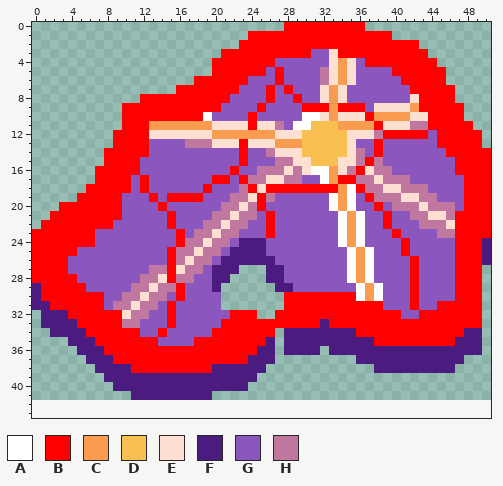
File history of a pixel-art sprite, pages/ima/image/Ima.png. Above: the version before the commit.
The file is 255x210 pixels, drawn in blocks of 5x5; one block is one cell here. The old version is drawn lined up with the new one, on the new canvas.
Palette (. is transparent): A #ffffff  B #ff0000  C #f99c50  D #f9bf50  E #fde0d2  F #4c1b7f  G #8c56bf  H #c077a0
Pixels before, first column x 0:
 0 ............................BBBBBBBBB..............
 1 ........................BBBBBBBBBBBBBBBB...........
 2 .......................BBBBBBBBBBBBBBBBBBBB........
 3 .....................BBBBBBBBBBGGEBBBBBBBBBB.......
 4 ....................BBBBBBBGGGGGGECEGBBBBBBBB......
 5 ....................BBBBBBGBGGGGHECEGGGGBBBBBB.....
 6 ..................BBBBBBGGGBGGGGHECEGGGGGBBBBB.....
 7 ................BBBBBBBGGGBGBGGGECEGGGGGGGBBBBB....
 8 ............BBBBBBBBBBGGGGBGGBGGECEGGGGGGGEBBBB....
 9 ..........BBBBBBBBBBBGGGGBGGGGBBBCBBBGEEEECBBBBB...
10 ..........BBBBBBBBBAGGGGBGGGGGAAECEEEBCCCCEEBBBB...
11 ..........BBBCCCCCCCEEEEBEEHGAADDDCCCCBEEEHHBBBBB..
12 .........BBBBEEEEEEECCCCCCCEEEDDDDDEEEHBBBBBGBBBBB.
13 .........BBBBGGGGHHHEEEBEEECCCDDDDDEGGBGGGGGGBBBBB.
14 ........BBBBBGGGGGGGGGGBGGHEEEDDDDDEHGBGGGGGGGBBBBB
15 ........BBBBGGGGGGGGGGGBGGGHHEEDDDEEHBHGGGGGGGGBBBB
16 .......BBBBBGGGGGGGGGGBGGHHHEHEAACEHBEHHGGGGGGGBBBB
17 .......BBBBGBGGGGGGGBBGBHHEEHHGGACBBHHEHHHGGGGGGBBB
18 ......BBBBBGBGGGGGGBGGGHBEBBBBBBBBCABHHEEHHHGGGGBBB
19 .....BBBBBGGGBGBBBBGGGHHEBHGGGGGGACAGBHHHEEHHGGGBBB
20 ...BBBBBBBGGGGBGGGGGGHHEHBGGGGGGGACAGGBGHHHEHHHGBBB
21 ..BBBBBBBBGGGGGBGGGGHHEHHGBGGGGGGGACAGGBGGHHEEHBBBB
22 .BBBBBBBBGGGGGGBGGGHHEHHGGBGGGGGGGACAGGBGGGHHHEBBBB
23 BBBBBBBGGGGGGGGGBGHHEHHGGGBGGGGGGGACAGGGBGGGGHHBBBB
24 BBBBBBBGGGGGGGGGBHHEHHGFFFGGGGGGGGACAGGGGBGGGGGBBBF
25 BBBBBGGGGGGGGGGBHHEHHGFFFFGGGGGGGGGACAGGGBGGGGGBBBF
26 BBBBGGGGGGGGGGGBHEHHGFFFFFFGGGGGGGGACAGGGGBGGGGBBBF
27 BBBBGGGGGGGGGHHBEHHGFFF...FFGGGGGGGACAGGGGBGGGGBBB.
28 BBBBBGGGGGGGHHEBHHGGFF....FFGGGGGGGACAGGGGBGGGGBBB.
29 FBBBBBGGGGGHHEHHBGGGF......FFGGGGGGGACAGGGBGGGGBBB.
30 FBBBBBBBGGHHEHHGBGGGG.......BBBBBBBBACAGGGBGGGGBBB.
31 FFBBBBBBGHHEHHGBGGGGG.......BBBBBBBBBBBGGGBGGBBBBB.
32 .FFFBBBBBBEHHGGBGGGGGGBBB..BBBBBBBBBBBBBBGGBBBBBBB.
33 .FFFFBBBBBHHGGGBGGGGGBBBBBBBBBBBFBBBBBBBBBBBBBBBBB.
34 ..FFFFBBBBBBGGBGGGGGBBBBBBB.FFFFFFFFBBBBBBBBBBBBFF.
35 ....FFFBBBBBBBGGGGBBBBBBBBF.FFFFFFFFFFBBBBBBBBBFFF.
36 .....FFFBBBBBBBBBBBBBBBBBFF.FFFF.FFFFFFFFFFFFFFFFF.
37 ......FFFBBBBBBBBBBBBBBBFFF.........FFFFFFFFFFFF...
38 .......FFFFBBBBBBBBBFFFFFF............FFFFFFFFF....
39 ........FFFFFFFFFFFFFFFFF..........................
40 .........FFFFFFFFFFFFFFF...........................
41 ...........FFFFFFFFF...............................
New version:
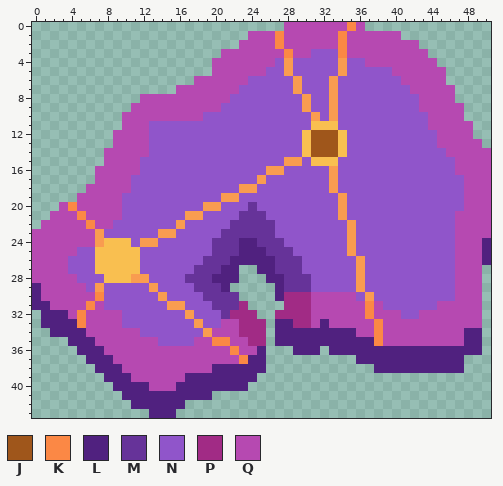
Colours new in this view: J #9f561b  K #fb8845  L #50217f  M #663399  N #9055ca  P #a12b85  Q #b649b1
Difference:
canvas 51x42 -> 51x44
Changed rows in their new state; - is an unchanged pixel.
first column x 0:
 0 ----------------------------QQQQQQQKQ--------------
 1 ------------------------QQQKQQQQQQKQQQQQQ----------
 2 -----------------------QQQQKQQQQQQKQQQQQQQQ--------
 3 ---------------------QQQQQQQKQQNNNKQQQQQQQQQ-------
 4 --------------------QQQQQQQNCNNNNN-NNQQQQQQQQ------
 5 --------------------QQQQQQNNCNNNNN-NNNNNQQQQQQ-----
 6 ------------------QQQQQQNNNNNCNNNCNNNNNNNQQQQQ-----
 7 ----------------QQQQQQQNNNNNNCNNN-NNNNNNNNQQQQQ----
 8 ------------QQQQQQQQQQNNNNNNNNCNN-NNNNNNNNNQQQQ----
 9 ----------.QQQQQQQQQQNNNNNNNNNCNN-NNNNNNNNNQQQQQ---
10 ----------QQQQQQQQQNNNNNNNNNNNNCN-NNNNNNNNNNQQQQ---
11 ----------QQQNNNNNNNNNNNNNNNNNN---NNNNNNNNNNQQQQQ--
12 ---------QQQQNNNNNNNNNNNNNNNNN-JJJ-NNNNNNNNNNQQQQ.-
13 ---------QQQQNNNNNNNNNNNNNNNNN-JJJ-NNNNNNNNNNQQQQQ-
14 --------QQQQQNNNNNNNNNNNNNNNNN-JJJ-NNNNNNNNNNNQQQQQ
15 --------QQQQNNNNNNNNNNNNNNNNCCN---NNNNNNNNNNNNNQQQQ
16 -------QQQQQNNNNNNNNNNNNNNCCNNNNN-NNNNNNNNNNNNNQQQQ
17 -------QQQQNNNNNNNNNNNNNNCNNNNNNN-NNNNNNNNNNNNNNQQQ
18 ------QQQQQNNNNNNNNNNNNCCNNNNNNNNCNNNNNNNNNNNNNNQQQ
19 -----QQQQQNNNNNNNNNNNCCNNNNNNNNNNN-NNNNNNNNNNNNNQQQ
20 ---QKQQQQQNNNNNNNNNCCNNNMNNNNNNNNN-NNNNNNNNNNNNNQQQ
21 --QQQKQQQQNNNNNNNCCNNNNMMMNNNNNNNNCNNNNNNNNNNNNQQQQ
22 -QQQQQKQQNNNNNNNCNNNNNMMMMMNNNNNNNN-NNNNNNNNNNNQQQQ
23 QQQQQQQCNNNNNNCCNNNNNMMMMMMNNNNNNNN-NNNNNNNNNNNQQQQ
24 QQQQQQQCDDDNCCNNNNNNMMMLLMMMNNNNNNN-NNNNNNNNNNNQQQL
25 QQQQQNNDDDDDNNNNNNNNMMMLLLMMMNNNNNNCNNNNNNNNNNNQQQL
26 QQQQNNNDDDDDNNNNNNNMMMLLLLLMMMNNNNNN-NNNNNNNNNNQQQL
27 QQQQNNNDDDDDNNNNNNMMMLL--LLMMMNNNNNN-NNNNNNNNNNQQQ-
28 QQQQQNNNDDDCCNNNNMMMLLL---LLMMMNNNNN-NNNNNNNNNNQQQ-
29 LQQQQQNCNNNNNCNNNNMMML-----LMMMNNNNNCNNNNNNNNNNQQQ-
30 LQQQQQQKNNNNNNCNNNNMMMM----LPPPQQQQQN-NNNNNNNNNQQQ-
31 LLQQQQKQNNNNNNNCCNNNMMMP----PPPQQQQQQKQNNNNNNQQQQQ-
32 -LLLQKQQQQNNNNNNNCNNNMPPP--PPPPQQQQQQKQQQNNQQQQQQQ-
33 -LLLLKQQQQNNNNNNNNCNNQQPPP.LLPPQLQQQQQKQQQQQQQQQQQ-
34 --LLLLQQQQQQNNNNNNNCQQQPPP.LLLLLLLLLQQKQQQQQQQQQLL-
35 ----LLLQQQQQQQNNNNQQKKQQPP.LLLLLLLLLLLKQQQQQQQQQLL-
36 -----LLLQQQQQQQQQQQQQQKQQL.-.LLL-LLLLLLLLLLLLLLLLL-
37 ------LLLQQQQQQQQQQQQQQKLL.---------LLLLLLLLLLLL---
38 -------LLLQQQQQQQQQQLLLLLL------------LLLLLLLLLL---
39 --------LLLQQQQQQLLLLLLLL--------------------------
40 ---------LLLLQQQLLLLLLLL---------------------------
41 ----------LLLLLLLLLL-------------------------------
42 -----------LLLLLL----------------------------------
43 -------------LLL-----------------------------------
